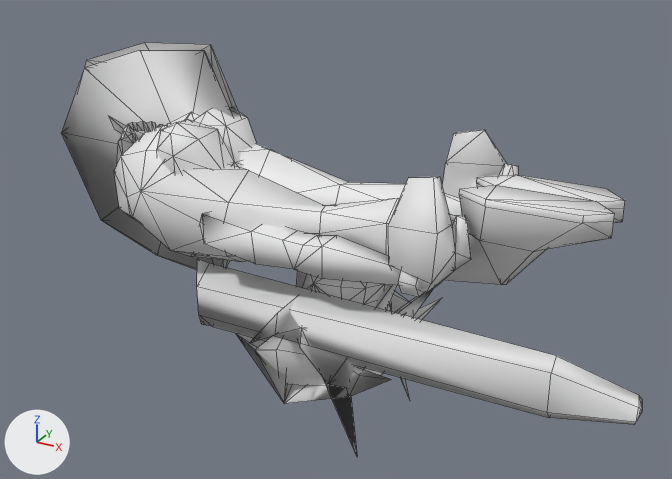
The Blender file Aria_Example/Aria_Hiro_Adult_OOTO.blend as it was, and as the next commit left it.
Camera for both pictures: a 50 mm camera at (4.78, -5.48, 2.56) aimed at (1.66, 0.19, -0.28). Arrows for +X, +Y and +Z are at lower left; the lights stay in place. Mesh edges are drawn as thin lines. Materials are left out; every surface is plain grey.

In view in the first picture: 'Shield.2', 'riggedmesh'.
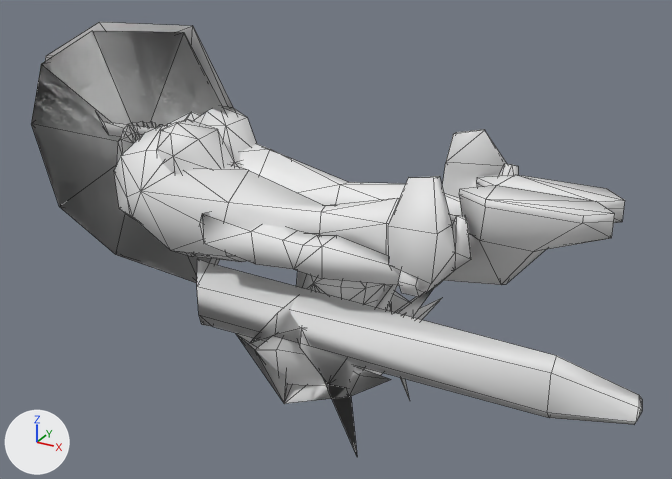
The edits, one by one:
me_polysurface9_000 is used by ob_shield_2; location (0.0, 0.0, 0.0); rotation (1.571, 0.0, 0.0), in degrees (90, 0, 0).
Verts and faces of me_polysurface9_000; kept vertices keep their numbers, new ones are numbered from 45.
me_polysurface9_000 had 45 vertices, 66 faces and spanned x -1.17..0.92, y -0.84..1.09, z -0.55..0.02.
me_polysurface9_000 now has 62 vertices, 74 faces and spans x -1.52..0.92, y -0.92..1.22, z -0.64..0.01.
me_polysurface9_000 part 1: the loose piece of 19 vertices spanning x -1.14..0.91, y -0.82..1.06, z -0.48..-0.11 is rebuilt with 18 vertices and now spans x -1.5..0.88, y -0.89..1.19, z -0.54..-0.06.
me_polysurface9_000 part 2: the loose piece of 18 vertices spanning x -1.17..0.92, y -0.84..1.09, z -0.55..-0.18 is rebuilt with 18 vertices and now spans x -1.52..0.92, y -0.92..1.22, z -0.64..-0.15.
me_polysurface9_000 part 3: the loose piece of 8 vertices spanning x -0.5..0.4, y 0.26..0.39, z -0.32..0.02 is rebuilt with 8 vertices and now spans x -0.64..0.27, y 0.28..0.41, z -0.32..0.01.
Part 4, on me_polysurface9_000:
New vertex 45 is at (0.45, -0.89, -0.06).
New vertex 46 is at (-0.45, 1.12, -0.06), pixel (92, 30).
New vertex 47 is at (-1.05, 0.79, -0.06), pixel (41, 64).
New vertex 48 is at (0.45, 1.19, -0.06), pixel (183, 32).
New vertex 49 is at (-0.45, -0.81, -0.06), pixel (115, 254).
New vertex 50 is at (-1.05, -0.48, -0.06), pixel (59, 206).
New vertex 51 is at (-0.22, 0.15, -0.24).
New vertex 52 is at (0.88, 0.15, -0.27).
New vertex 53 is at (-1.5, 0.15, -0.28), pixel (31, 123).
New vertex 54 is at (0.45, -0.89, -0.06).
New vertex 55 is at (-0.45, 1.12, -0.06), pixel (92, 30).
New vertex 56 is at (-1.05, 0.79, -0.06), pixel (41, 64).
New vertex 57 is at (0.45, 1.19, -0.06), pixel (183, 32).
New vertex 58 is at (-0.45, -0.81, -0.06), pixel (115, 254).
New vertex 59 is at (-1.05, -0.48, -0.06), pixel (59, 206).
New vertex 60 is at (-0.22, 0.15, -0.24).
New vertex 61 is at (0.88, 0.15, -0.27).
New vertex 62 is at (-1.5, 0.15, -0.28), pixel (31, 123).
New faces: (45, 51, 49), (45, 52, 51), (50, 51, 53), (47, 53, 51), (46, 51, 48), (48, 51, 52).
New faces: (49, 51, 50), (46, 47, 51), (54, 60, 58), (54, 61, 60), (59, 60, 62), (56, 62, 60).
New faces: (55, 60, 57), (57, 60, 61), (58, 60, 59), (55, 56, 60).

Boxes (x1, y1, x2, y2) around the edits, measured in the pictures (672 x 479 px):
'Shield.2', reshaped (15% wider, 15% taller): before (61, 43, 239, 270); after (31, 22, 236, 283)
part 1 of me_polysurface9_000, rebuilt (not visible afterwards): before (61, 50, 233, 270)
part 2 of me_polysurface9_000, rebuilt (23% wider, 8% taller): before (84, 43, 239, 268); after (45, 22, 236, 265)
part 3 of me_polysurface9_000, rebuilt: before (108, 116, 147, 140); after (97, 114, 154, 137)
part 4 of me_polysurface9_000, added: after (31, 31, 226, 283)
